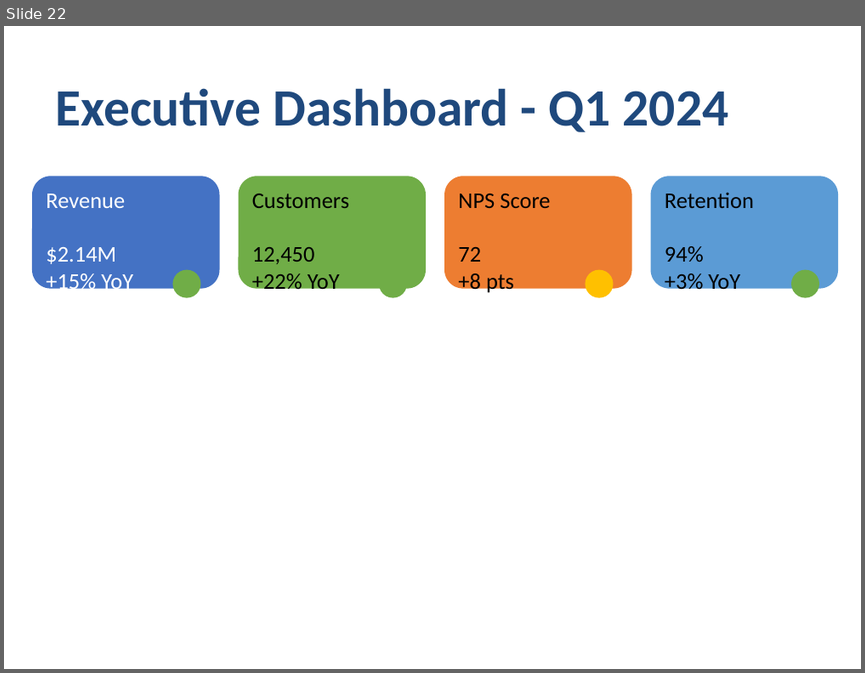
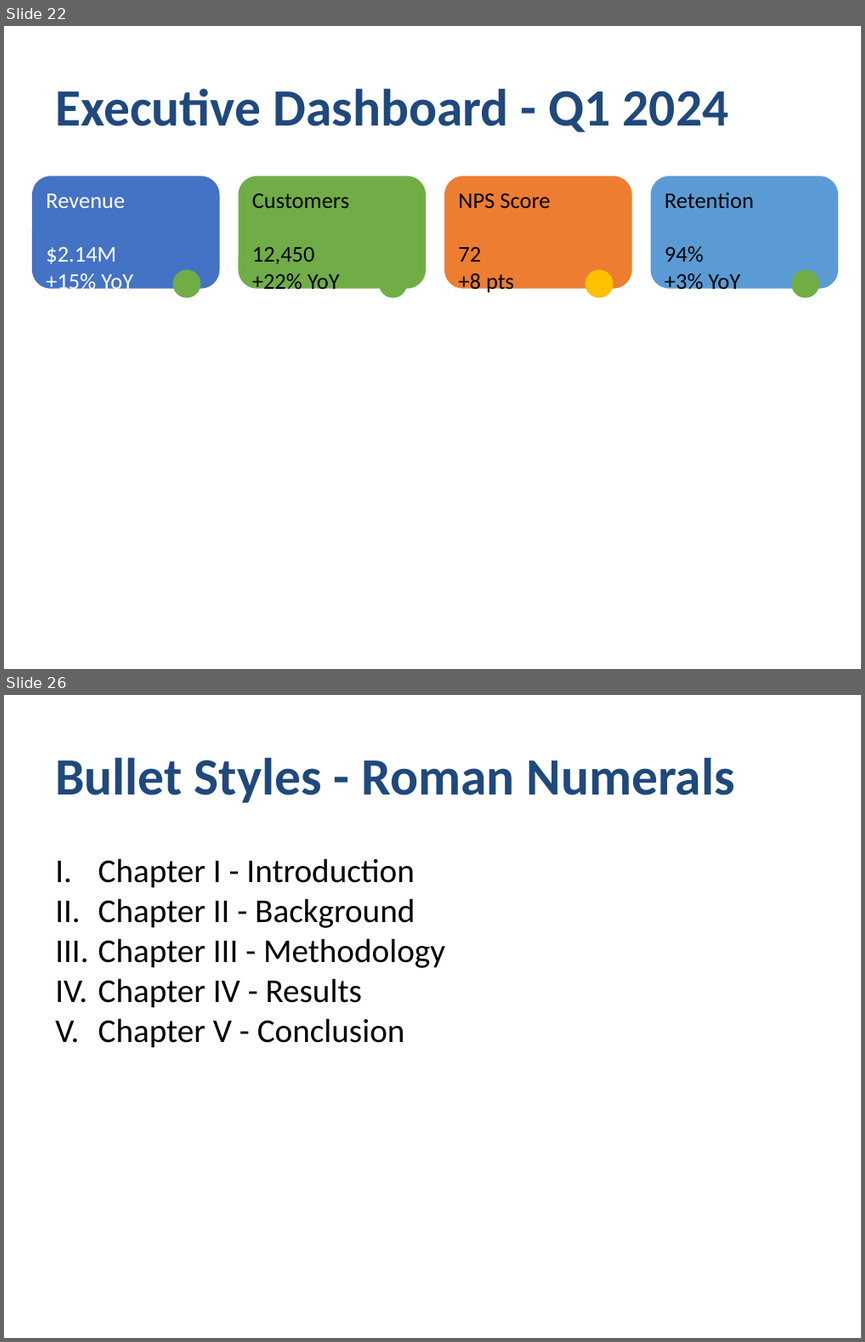
Before and after one commit to yingkitw/ppt-rs, a slide deck: comprehensive_demo.pptx. Shown one above the other, each under a label of ours: slide 22 before the commit, slides 22 and 26 after it; the slides between them are not shown. The pictures are 865x673 and 865x1342 pixels, drawn with LibreOffice and Linux fonts; fonts in the diff are those of the drawing. Boxes give left, top, right and bottom in pixels: in the first picture for what was removed or moved away, otherwise in the second. Text is boxed around its words. In the diff, an @@ line names an element or a change of style, - is before the commit and + after.

Commit message:
Enhance README and TODO with new template and theme features; update demo with bullet styles and image handling
- Added sections for presentation templates and themes in README.md, showcasing usage examples for business proposals, status reports, and various themes.
- Expanded TODO.md to reflect the completion of the template system and layout helpers.
- Updated comprehensive_demo.rs to demonstrate new bullet styles (numbered, lettered, roman, custom) and image loading from base64 and bytes.
- Introduced new image handling capabilities in the generator, allowing images to be created from various sources.

```diff
--- a/comprehensive_demo.pptx
+++ b/comprehensive_demo.pptx
@@ slide 26 added at bbox=[4, 695, 861, 1338], background #FFFFFF @@
@@ text added at bbox=[55, 757, 735, 803], 44 pt, text #1F497D, bold @@
+Bullet Styles - Roman Numerals
@@ text added at bbox=[98, 858, 445, 1048], 28 pt, text #000000 @@
+I. Chapter I - Introduction
+II. Chapter II - Background
+III. Chapter III - Methodology
+IV. Chapter IV - Results
+V. Chapter V - Conclusion
```
Also in this commit, not shown: 5 slides changed, 10 other slides added, 32 other files.
